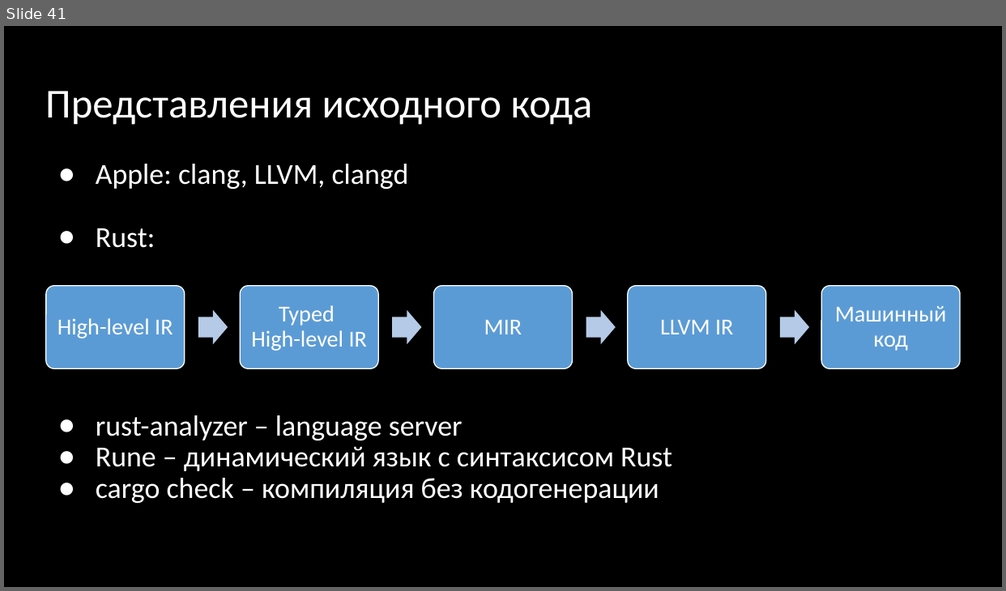
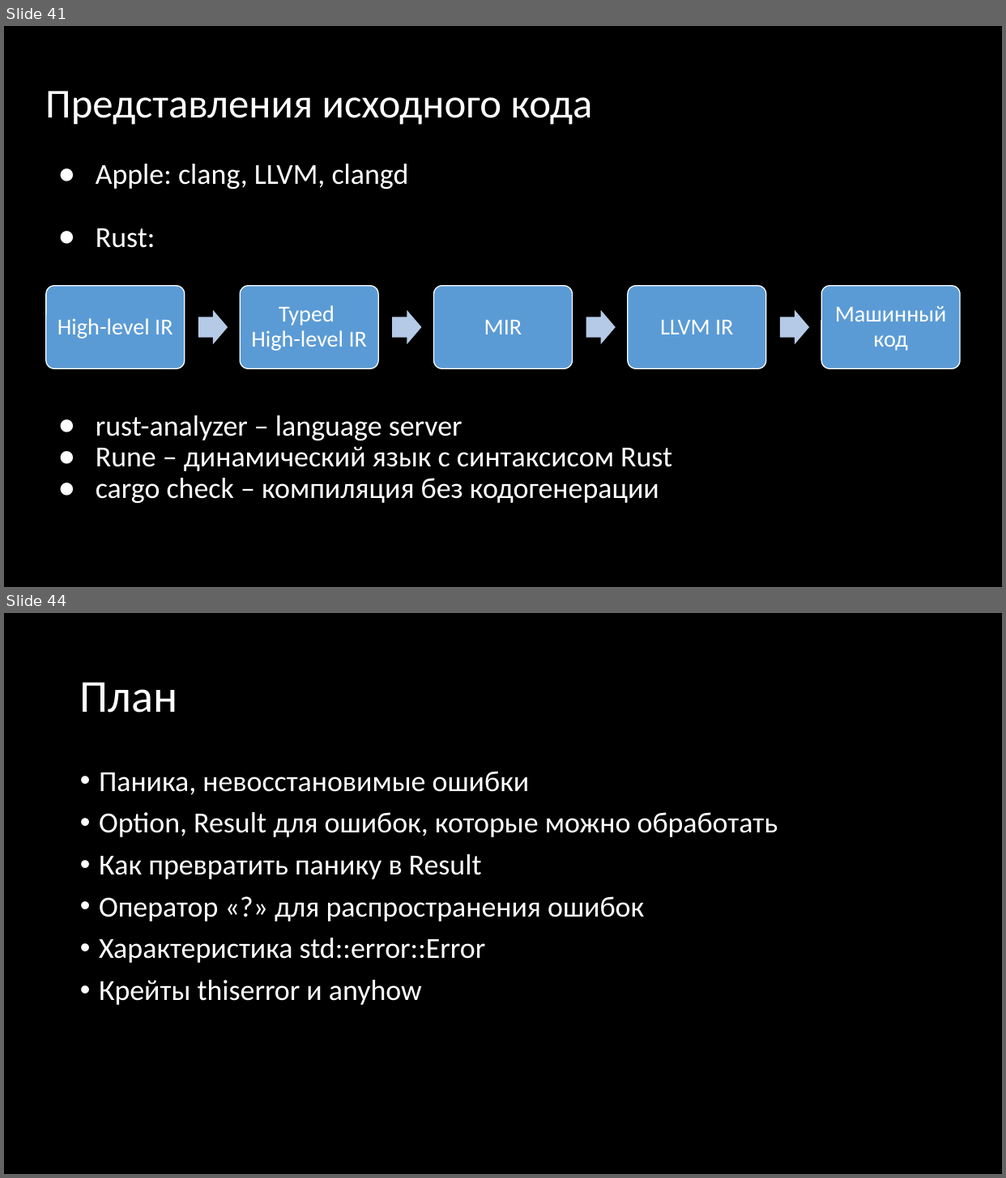
Before and after one commit to Gordon01/learn-rust, a slide deck: keynotes/Rust 2024.pptx. Shown one above the other, each under a label of ours: slide 41 before the commit, slides 41 and 44 after it; the slides between them are not shown. The pictures are 1006x591 and 1006x1178 pixels, drawn with LibreOffice and Linux fonts; fonts in the diff are those of the drawing. Boxes give left, top, right and bottom in pixels: in the first picture for what was removed or moved away, otherwise in the second. Text is boxed around its words. In the diff, an @@ line names an element or a change of style, - is before the commit and + after.

```diff
--- a/keynotes/Rust 2024.pptx
+++ b/keynotes/Rust 2024.pptx
@@ slide 44 added at (4,613,1002,1174), background #000000 @@
@@ title added at (80,682,178,713), 44 pt, text #FFFFFF @@
+План
@@ text added at (99,771,778,1005), 28 pt, text #FFFFFF @@
+• Паника, невосстановимые ошибки
+• Option, Result для ошибок, которые можно обработать
+• Как превратить панику в Result
+• Оператор «?» для распространения ошибок
+• Характеристика std::error::Error
+• Крейты thiserror и anyhow
```
Also in this commit, not shown: 24 other slides added, 9 other files.
